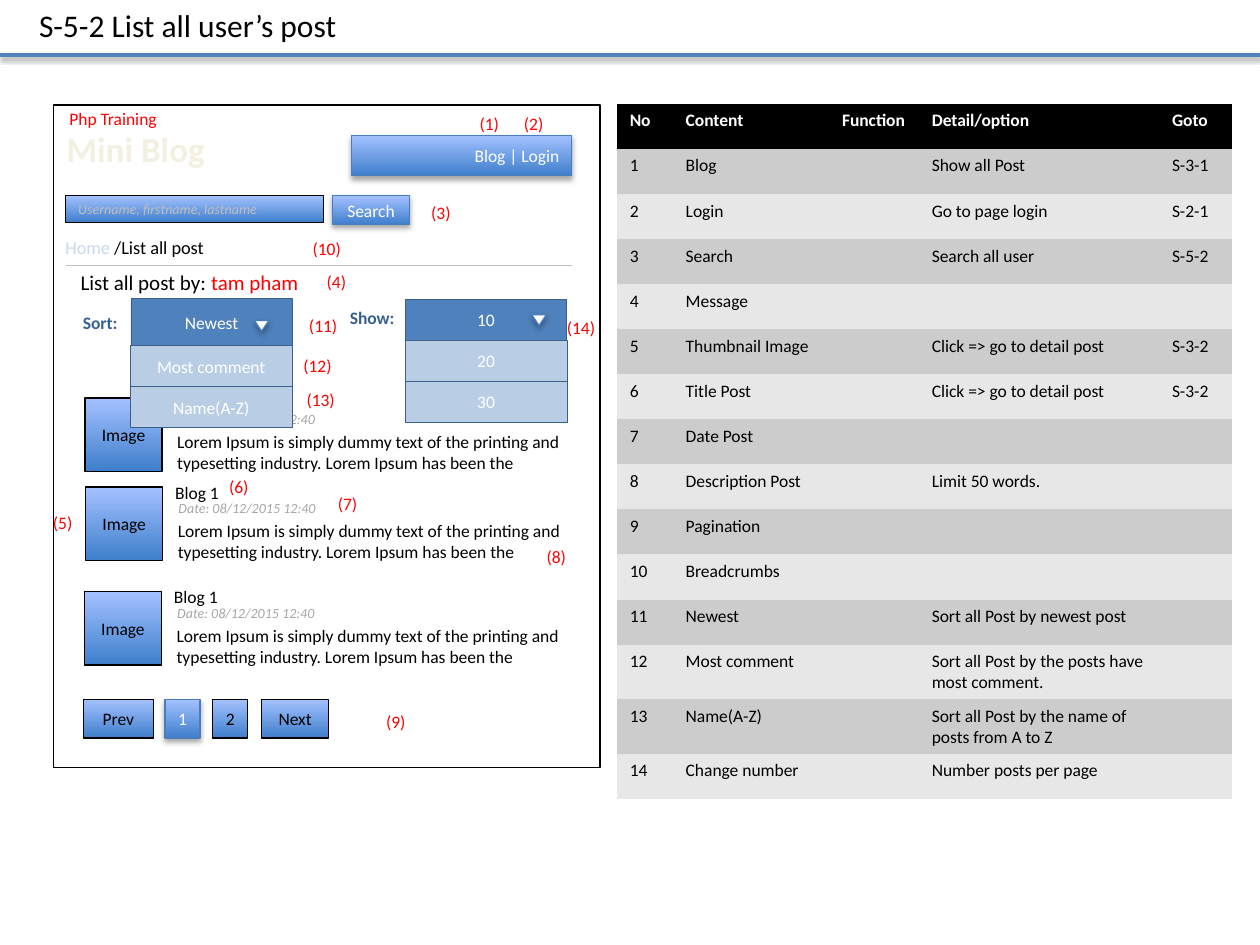
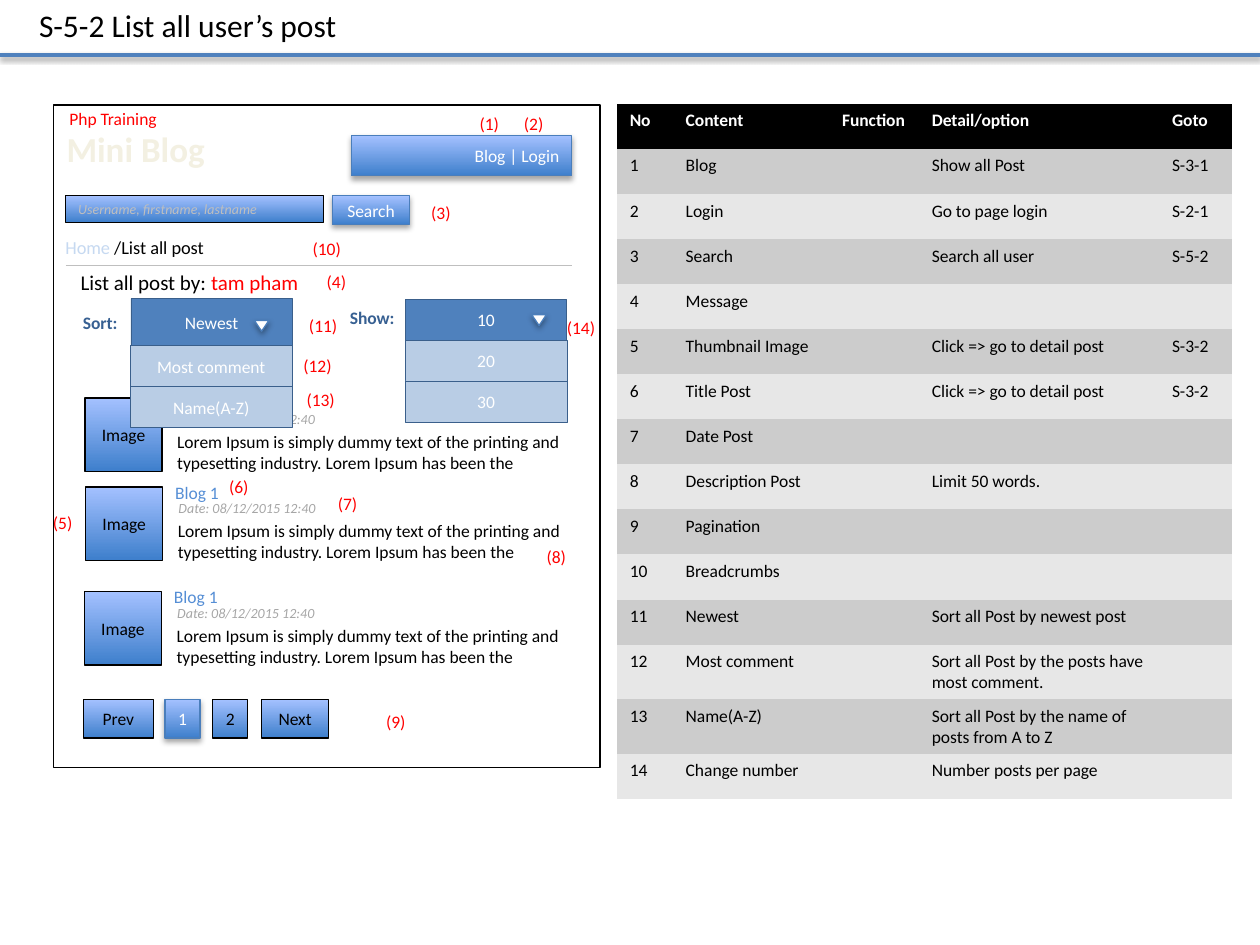
Before and after one commit to truong-vu-mulodo/mini-blog, a slide deck: slide 9 of php/tam-v.anh/doc/detail_design/frontend/wireframe/MiniBlog_Wireframe_Ver_0.1.0.pptx. Drawn at 1260x945 pixels with LibreOffice and Linux fonts; fonts in the diff are those of the drawing. Boxes give left, top, right and bottom in pixels: in the first picture for what was removed or moved away, otherwise in the second. Text is boxed around its words. In the diff, an @@ line names an element or a change of style, - is before the commit and + after.

Commit message:
update link for post title, edit text fill search user

```diff
--- a/php/tam-v.anh/doc/detail_design/frontend/wireframe/MiniBlog_Wireframe_Ver_0.1.0.pptx
+++ b/php/tam-v.anh/doc/detail_design/frontend/wireframe/MiniBlog_Wireframe_Ver_0.1.0.pptx
@@ text "Blog 1" at (175, 487, 219, 502): text colour #000000 to #558ED5 @@
@@ text "Blog 1" at (174, 591, 218, 606): text colour #000000 to #558ED5 @@
```
Also in this commit, not shown: 3 other slides changed.
